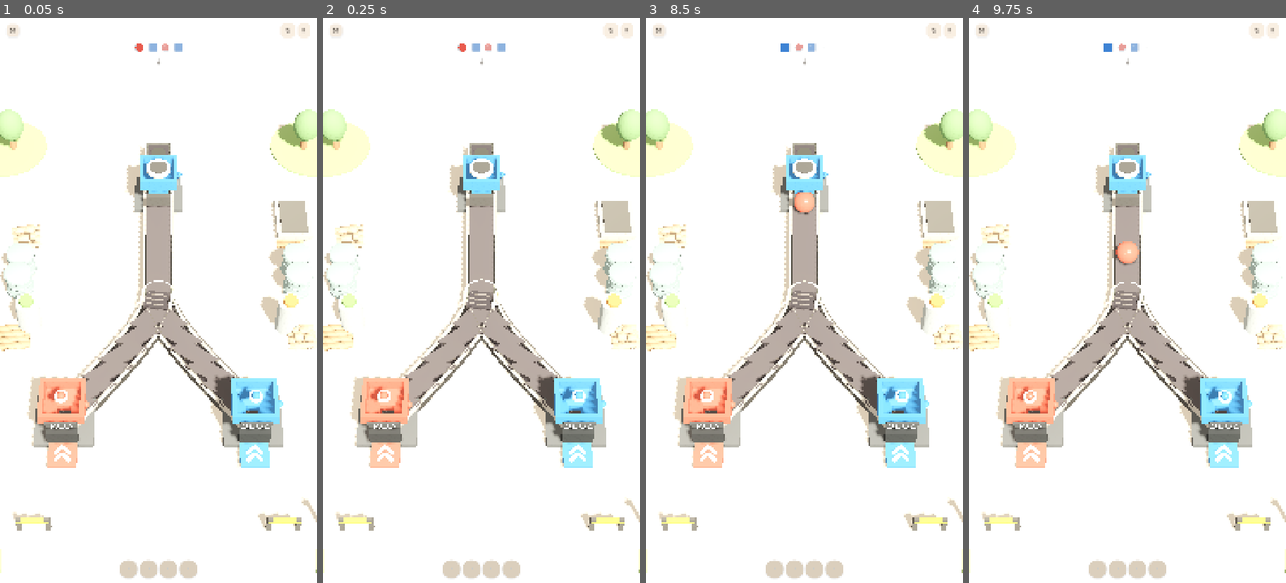
Above: before the commit, frames 1-4 (left to right).
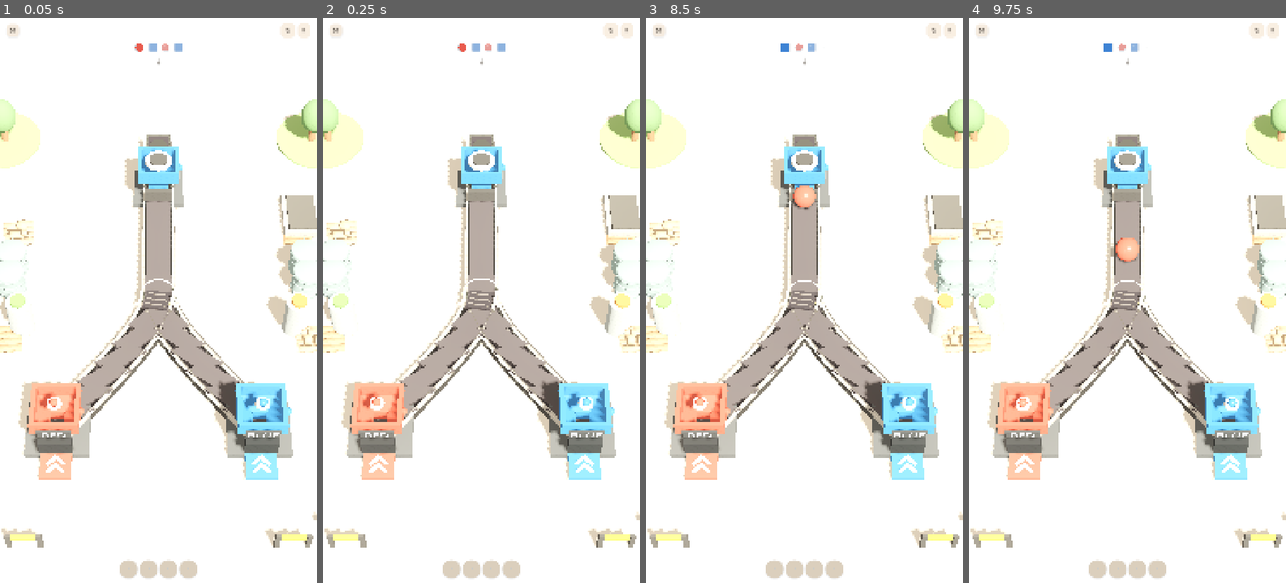
Above: after the commit, the same moments.

Repository: mocchaust64/rail_game
Game: Godot game, scene res://app/main.tscn
Two runs of this game, one before a commit and one after it. Both use one fixed random seed, a clock stepped at 60 frames per second and the inputs below.
Inputs (mouse positions are in pixels of both pictures, inside the frame that each line leads up to):
- Up to frame 1 (0.05 s): no input
- Up to frame 2 (0.25 s): no input
- Up to frame 3 (8.5 s): click "↻" at 0.5 s; click "Ⅱ" at 1.25 s; click "TEXT NORMAL" at 2 s; click "RESTART LEVEL" at 2.75 s; click "↻" at 3.5 s; click "Ⅱ" at 4.25 s; click "RESTART LEVEL" at 5 s; click "↻" at 5.75 s; click "Ⅱ" at 6.5 s; click "RESTART LEVEL" at 7.25 s; move the mouse to (874, 272) at 8.02 s; click (874, 272) at 8.17 s
- Up to frame 4 (9.75 s): move the mouse to (1064, 328) at 8.77 s; click (1064, 328) at 8.92 s; move the mouse to (1159, 176) at 9.52 s; click (1159, 176) at 9.67 s

The runs differ from the first frame. In frame 1, 14% of the frame differs, in the area x 0-100%, y 14-99%; in frame 2, 14%; in frame 3, 14%; in frame 4, 14%.

Commit message:
fix: tighten portrait camera framing

Diff:
--- a/game/scene_rig.gd
+++ b/game/scene_rig.gd
@@ -19,7 +19,7 @@
 const CAMERA_TARGET := Vector3(0, 0.25, 0.15)
 const FRAME_WIDTH := 6.4
 const FRAME_DEPTH := 9.4
-const FRAME_SIDE_PADDING := 1.75
+const FRAME_SIDE_PADDING := 1.50
 const MIN_FRAME_SCALE := 0.82
 const MAX_FRAME_SCALE := 1.60
 
--- a/tests/camera_frame_check.gd
+++ b/tests/camera_frame_check.gd
@@ -45,6 +45,8 @@
 
     rig.frame_positions(positions)
     rig._process(0.0)
+    var min_screen_y := viewport_size.y
+    var max_screen_y := 0.0
     for raw_node in level["nodes"]:
         var node: Dictionary = raw_node
         if String(node["type"]) not in ["source", "receiver"]:
@@ -54,5 +56,10 @@
             for z in [-ACTOR_HALF_DEPTH, ACTOR_HALF_DEPTH]:
                 for y in [0.0, ACTOR_HEIGHT]:
                     var screen := rig.camera.unproject_position(centre + Vector3(float(x), float(y), float(z)))
+                    min_screen_y = minf(min_screen_y, screen.y)
+                    max_screen_y = maxf(max_screen_y, screen.y)
                     if screen.x < SCREEN_MARGIN or screen.x > viewport_size.x - SCREEN_MARGIN or screen.y < SCREEN_MARGIN or screen.y > viewport_size.y - SCREEN_MARGIN:
                         failures.append("level %d %s projects outside the safe frame at %s" % [level_number, node["id"], screen])
+    var vertical_coverage := (max_screen_y - min_screen_y) / viewport_size.y
+    if vertical_coverage < 0.55:
+        failures.append("level %d fills only %.1f%% of portrait height" % [level_number, vertical_coverage * 100.0])
